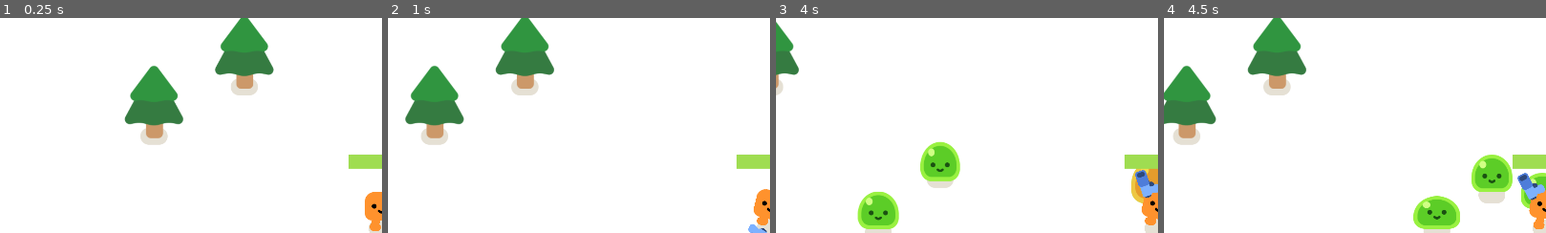
Above: before the commit, frames 1-4 (left to right).
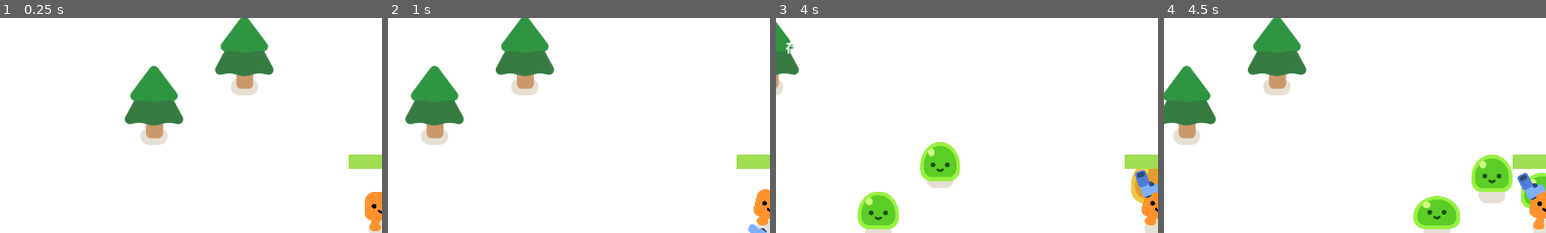
Above: after the commit, the same moments.

Repository: dkvkvk/my-survivors
Game: Godot game, scene res://survivors_game.tscn
Same seed, same stepped clock (60 frames per second), same inputs: the game is played once before the commit and once after it.
Inputs:
- Up to frame 1 (0.25 s): no input
- Up to frame 2 (1 s): tap Enter at 0.5 s; hold D (move_right) from 0.53 s (still down); tap R at 0.6 s
- Up to frame 3 (4 s): release D (move_right) at 1.28 s; hold S (move_down) 1.28-2.03 s; tap R every 0.75 s from 1.35 to 3.6 s; hold D (move_right) 2.03-2.78 s; hold W (move_up) 2.78-3.53 s; hold A (move_left) from 3.53 s (still down)
- Up to frame 4 (4.5 s): keep holding A (move_left); tap R at 4.35 s
The pictures show only the part of the screen within x 0-50%, y 1-51%; the shares and areas given below are measured in that part.

Frames 1-2 are identical in both runs. In frame 3, less than 0.1% of the frame differs, in the area x 2-5%, y 10-17%; in frame 4, nothing differs.

Commit message:
U1 快速修复 + 声音
- R 键/按钮重开：game_over.gd + GameOver 设 process_mode=Always + 重开按钮
- 击杀数与存活时间 HUD（mob.died 信号 → game.gd 计数）
- 数值集中化：balance.gd 统一管理全部可调数值
- 接入声音：audio.gd 音效池（Kenney MIT）+ 5 个 CC0 8-bit 音效
  （射击/命中/敌人死亡/受伤/游戏结束），NOTICE.md 已登记来源

Diff:
--- /dev/null
+++ b/audio.gd
@@ -0,0 +1,68 @@
+extends Node
+
+# Code adapted from KidsCanCode
+
+var num_players = 12
+var bus = "master"
+
+var available = []
+var queue = []
+
+var active_sounds = {}
+
+func _ready():
+	for i in num_players:
+		var p = AudioStreamPlayer.new()
+		add_child(p)
+		available.append(p)
+		p.volume_db = -10
+		p.finished.connect(_on_stream_finished.bind(p))
+		p.bus = bus
+
+func _on_stream_finished(player):
+	for path in active_sounds.keys():
+		if active_sounds[path].has(player):
+			active_sounds[path].erase(player)
+			if active_sounds[path].is_empty():
+				active_sounds.erase(path)
+			break
+	available.append(player)
+
+func play(sound_path: String, allow_overlap: bool = false, pitch: float = 1.0, volume: float = 1.0):
+	if allow_overlap:
+		queue.append({"path": sound_path, "overlap": true, "pitch": pitch, "volume": volume})
+	else:
+		if not active_sounds.has(sound_path) and not _is_in_queue(sound_path):
+			queue.append({"path": sound_path, "overlap": false, "pitch": pitch, "volume": volume})
+
+func _is_in_queue(sound_path: String) -> bool:
+	for item in queue:
+		if item["path"] == sound_path:
+			return true
+	return false
+
+func _process(_delta):
+	if not queue.is_empty() and not available.is_empty():
+		var data = queue.pop_front()
+		var sound_path = data["path"]
+		var player = available[0]
+		available.pop_front()
+
+		if not data["overlap"]:
+			if not active_sounds.has(sound_path):
+				active_sounds[sound_path] = []
+			active_sounds[sound_path].append(player)
+
+		player.stream = load(sound_path)
+		player.pitch_scale = data["pitch"]
+
+		player.volume_db = linear_to_db(data["volume"])
+
+		player.play()
+
+# Utility for decibels
+
+func linear_to_db(linear: float) -> float:
+	if linear > 0:
+		return 20.0 * log(linear) / log(10.0)
+	return -80.0
--- /dev/null
+++ b/balance.gd
@@ -0,0 +1,22 @@
+class_name Balance
+
+## 全部可调数值集中在这里，改平衡只动这一个文件。
+## U3 的升级三选一会把这些常量换成可变数值（玩家身上的加成叠加）。
+
+# 玩家
+const PLAYER_SPEED := 600.0
+const PLAYER_MAX_HEALTH := 100.0
+const PLAYER_DAMAGE_RATE := 6.0  # 每个重叠敌人每秒掉的血
+
+# 敌人
+const MOB_MIN_SPEED := 200.0
+const MOB_MAX_SPEED := 300.0
+const MOB_HEALTH := 3
+
+# 子弹
+const BULLET_SPEED := 1000.0
+const BULLET_RANGE := 1200.0
+
+# 武器与刷怪（场景里 Timer 的 wait_time 会在 _ready 时被这些值覆盖）
+const GUN_FIRE_INTERVAL := 0.353
+const SPAWN_INTERVAL := 0.3
--- a/bullet_2d.gd
+++ b/bullet_2d.gd
@@ -5,13 +5,10 @@
 
 
 func _physics_process(delta):
-	const SPEED = 1000
-	const RANGE = 1200
+	position += Vector2.RIGHT.rotated(rotation) * Balance.BULLET_SPEED * delta
 
-	position += Vector2.RIGHT.rotated(rotation) * SPEED * delta
-
-	travelled_distance += SPEED * delta
-	if travelled_distance > RANGE:
+	travelled_distance += Balance.BULLET_SPEED * delta
+	if travelled_distance > Balance.BULLET_RANGE:
 		queue_free()
 
 
--- a/game.gd
+++ b/game.gd
@@ -1,11 +1,29 @@
 extends Node2D
+
+var kill_count := 0
+var run_time := 0.0
+
+
+func _ready():
+	$Timer.wait_time = Balance.SPAWN_INTERVAL
+
+
+func _process(delta):
+	run_time += delta
+	%TimeLabel.text = "存活 %d:%02d" % [int(run_time) / 60, int(run_time) % 60]
 
 
 func spawn_mob():
 	%PathFollow2D.progress_ratio = randf()
 	var new_mob = preload("res://mob.tscn").instantiate()
 	new_mob.global_position = %PathFollow2D.global_position
+	new_mob.died.connect(_on_mob_died)
 	add_child(new_mob)
+
+
+func _on_mob_died():
+	kill_count += 1
+	%KillLabel.text = "击杀 %d" % kill_count
 
 
 func _on_timer_timeout():
@@ -13,5 +31,6 @@
 
 
 func _on_player_health_depleted():
+	Audio.play("res://sounds/game-over.wav", false, 1.0, 0.5)
 	%GameOver.show()
 	get_tree().paused = true
--- /dev/null
+++ b/game_over.gd
@@ -0,0 +1,20 @@
+extends CanvasLayer
+
+## Game Over 界面。场景里把本节点 process_mode 设为 Always，
+## 所以游戏暂停时按钮和 R 键仍然可用；其余节点保持暂停，敌人冻结。
+
+
+func _unhandled_input(event):
+	if not visible:
+		return
+	if event is InputEventKey and event.pressed and event.keycode == KEY_R:
+		restart()
+
+
+func restart():
+	get_tree().paused = false
+	get_tree().reload_current_scene()
+
+
+func _on_restart_button_pressed():
+	restart()
--- a/gun.gd
+++ b/gun.gd
@@ -1,4 +1,8 @@
 extends Area2D
+
+
+func _ready():
+	$Timer.wait_time = Balance.GUN_FIRE_INTERVAL
 
 
 func _process(_delta):
@@ -10,6 +14,7 @@
 
 func shoot():
 	const BULLET = preload("res://bullet_2d.tscn")
+	Audio.play("res://sounds/shoot.wav", false, randf_range(0.9, 1.1), 0.25)
 	var new_bullet = BULLET.instantiate()
 	new_bullet.global_transform = %ShootingPoint.global_transform
 	%ShootingPoint.add_child(new_bullet)
--- a/mob.gd
+++ b/mob.gd
@@ -3,8 +3,8 @@
 signal died
 
 
-var speed = randf_range(200, 300)
-var health = 3
+var speed = randf_range(Balance.MOB_MIN_SPEED, Balance.MOB_MAX_SPEED)
+var health = Balance.MOB_HEALTH
 
 @onready var player = get_node("/root/Game/Player")
 
@@ -21,9 +21,12 @@
 
 func take_damage():
 	%Slime.play_hurt()
+	Audio.play("res://sounds/hit.wav", false, randf_range(0.9, 1.1), 0.3)
 	health -= 1
 
 	if health == 0:
+		died.emit()
+		Audio.play("res://sounds/enemy-die.wav", true, 1.0, 0.4)
 		var smoke_scene = preload("res://smoke_explosion/smoke_explosion.tscn")
 		var smoke = smoke_scene.instantiate()
 		get_parent().add_child(smoke)
--- a/player.gd
+++ b/player.gd
@@ -2,13 +2,17 @@
 
 signal health_depleted
 
-var health = 100.0
+var health = Balance.PLAYER_MAX_HEALTH
+
+# 受伤音效节流：被怪围着时每 0.6 秒最多响一次，不然太吵
+var hurt_sound_cooldown := 0.0
 
 
 func _physics_process(delta):
-	const SPEED = 600.0
+	hurt_sound_cooldown = maxf(0.0, hurt_sound_cooldown - delta)
+
 	var direction = Input.get_vector("move_left", "move_right", "move_up", "move_down")
-	velocity = direction * SPEED
+	velocity = direction * Balance.PLAYER_SPEED
 
 	move_and_slide()
 
@@ -18,10 +22,12 @@
 		%HappyBoo.play_idle_animation()
 
 	# Taking damage
-	const DAMAGE_RATE = 6.0
 	var overlapping_mobs = %HurtBox.get_overlapping_bodies()
 	if overlapping_mobs:
-		health -= DAMAGE_RATE * overlapping_mobs.size() * delta
+		health -= Balance.PLAYER_DAMAGE_RATE * overlapping_mobs.size() * delta
 		%HealthBar.value = health
+		if hurt_sound_cooldown <= 0.0:
+			Audio.play("res://sounds/hurt.wav", false, 1.0, 0.35)
+			hurt_sound_cooldown = 0.6
 		if health <= 0.0:
 			health_depleted.emit()
--- a/project.godot
+++ b/project.godot
@@ -83,6 +83,10 @@
 config/features=PackedStringArray("4.7", "Forward Plus")
 config/icon="res://icon.png"
 
+[autoload]
+
+Audio="*res://audio.gd"
+
 [display]
 
 window/size/viewport_width=1920
--- a/survivors_game.tscn
+++ b/survivors_game.tscn
@@ -3,6 +3,7 @@
 [ext_resource type="Script" uid="uid://dsgxioo8wstff" path="res://game.gd" id="1_qclsr"]
 [ext_resource type="PackedScene" uid="uid://dsw8raqgacxsc" path="res://player.tscn" id="2_a7q7f"]
 [ext_resource type="PackedScene" uid="uid://c2qg1nuvfnd4q" path="res://trees/pine_tree.tscn" id="3_6h7ij"]
+[ext_resource type="Script" path="res://game_over.gd" id="4_gameover"]
 
 [sub_resource type="Curve2D" id="Curve2D_cp6e5"]
 _data = {
@@ -29,6 +30,8 @@
 
 [node name="GameOver" type="CanvasLayer" parent="." unique_id=880031702]
 unique_name_in_owner = true
+process_mode = 4
+script = ExtResource("4_gameover")
 visible = false
 
 [node name="ColorRect" type="ColorRect" parent="GameOver" unique_id=1711581986]
@@ -57,6 +60,22 @@
 text = "Game Over"
 horizontal_alignment = 1
 vertical_alignment = 1
+
+[node name="RestartButton" type="Button" parent="GameOver" unique_id=880031703]
+layout_mode = 1
+anchors_preset = 8
+anchor_left = 0.5
+anchor_top = 0.5
+anchor_right = 0.5
+anchor_bottom = 0.5
+offset_left = -200.0
+offset_top = 160.0
+offset_right = 200.0
+offset_bottom = 240.0
+grow_horizontal = 2
+grow_vertical = 2
+theme_override_font_sizes/font_size = 48
+text = "重新开始 (R)"
 
 [node name="CanvasLayer" type="CanvasLayer" parent="." unique_id=1066809076]
 layer = -32
@@ -101,5 +120,27 @@
 [node name="PineTree10" parent="." unique_id=1043826134 instance=ExtResource("3_6h7ij")]
 position = Vector2(-573, -231)
 
+[node name="HUD" type="CanvasLayer" parent="." unique_id=880031704]
+layer = 10
+
+[node name="KillLabel" type="Label" parent="HUD" unique_id=880031705]
+unique_name_in_owner = true
+offset_left = 24.0
+offset_top = 16.0
+offset_right = 424.0
+offset_bottom = 56.0
+theme_override_font_sizes/font_size = 32
+text = "击杀 0"
+
+[node name="TimeLabel" type="Label" parent="HUD" unique_id=880031706]
+unique_name_in_owner = true
+offset_left = 24.0
+offset_top = 60.0
+offset_right = 424.0
+offset_bottom = 100.0
+theme_override_font_sizes/font_size = 32
+text = "存活 0:00"
+
 [connection signal="timeout" from="Timer" to="." method="_on_timer_timeout"]
 [connection signal="health_depleted" from="Player" to="." method="_on_player_health_depleted"]
+[connection signal="pressed" from="GameOver/RestartButton" to="GameOver" method="_on_restart_button_pressed"]
Not shown, added: audio.gd.uid
Not shown, added: balance.gd.uid
Not shown, added: game_over.gd.uid
Not shown, added: sounds/enemy-die.wav.import
Not shown, added: sounds/game-over.wav.import
Not shown, added: sounds/hit.wav.import
Not shown, added: sounds/hurt.wav.import
Not shown, added: sounds/shoot.wav.import
Not shown, changed: NOTICE.md
Not shown, added: sounds/enemy-die.wav
Not shown, added: sounds/game-over.wav
Not shown, added: sounds/hit.wav
(and 2 more such lines)
